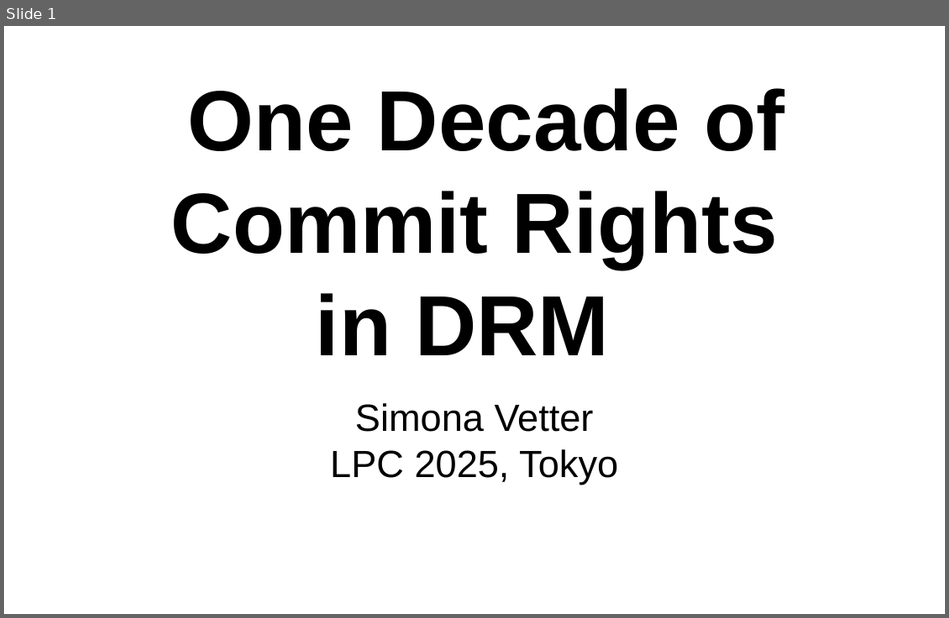
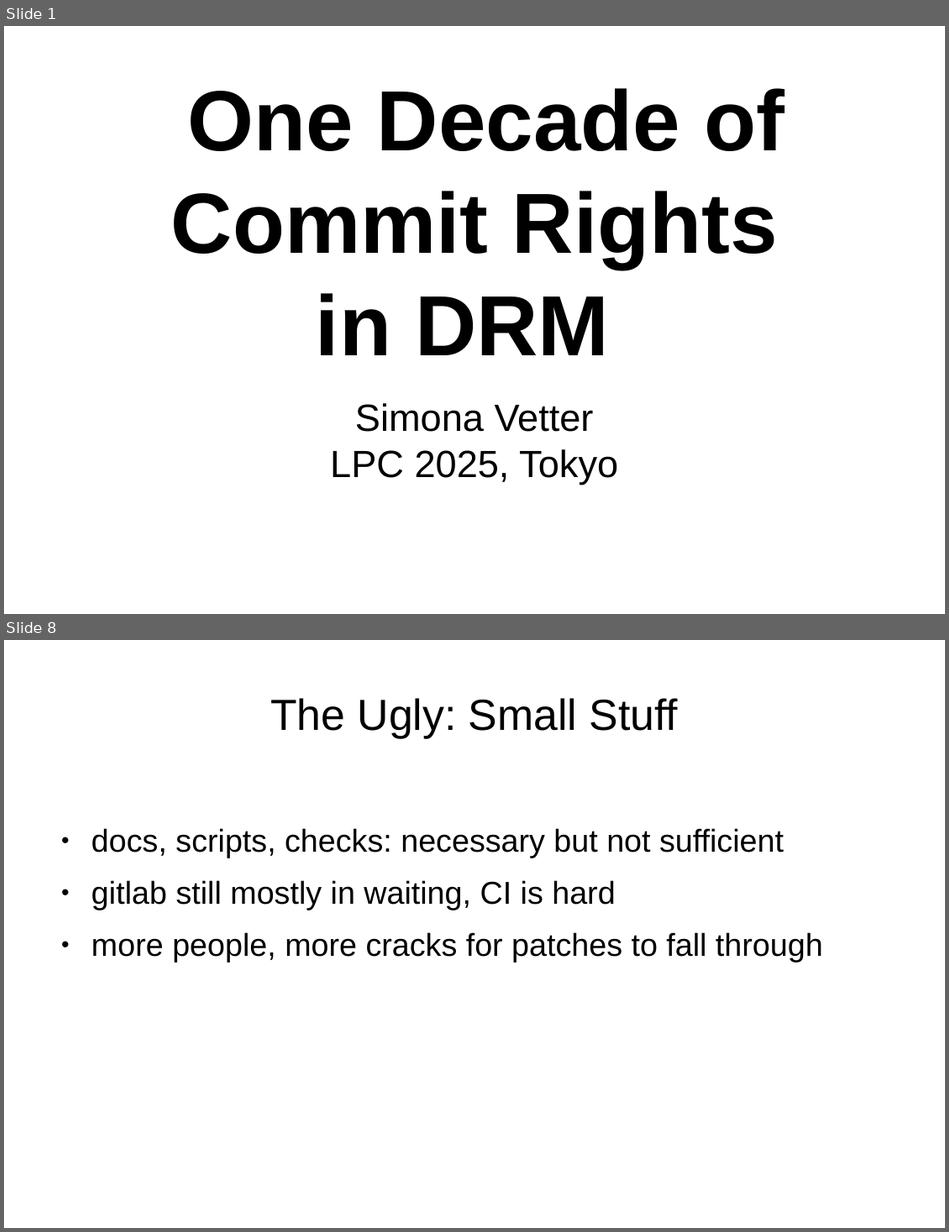
Before and after one commit to danvet/danvet.github.io, a slide deck: slides/lpc-2025-commit-rights.odp. Shown one above the other, each under a label of ours: slide 1 before the commit, slides 1 and 8 after it; the slides between them are not shown. The pictures are 949x618 and 949x1232 pixels, drawn with LibreOffice and Linux fonts; fonts in the diff are those of the drawing. Boxes give left, top, right and bottom in pixels: in the first picture for what was removed or moved away, otherwise in the second. Text is boxed around its words. In the diff, an @@ line names an element or a change of style, - is before the commit and + after.

```diff
--- a/slides/lpc-2025-commit-rights.odp
+++ b/slides/lpc-2025-commit-rights.odp
@@ slide 8 added at (4, 640, 945, 1228), background #FFFFFF @@
@@ title added at (270, 698, 678, 738), 36.7 pt, text #000000 @@
+The Ugly: Small Stuff
@@ text added at (91, 828, 823, 962), 26.7 pt, text #000000 @@
+● docs, scripts, checks: necessary but not sufficient
+● gitlab still mostly in waiting, CI is hard
+● more people, more cracks for patches to fall through
```
Also in this commit, not shown: 12 other slides added, 1 slide removed.
